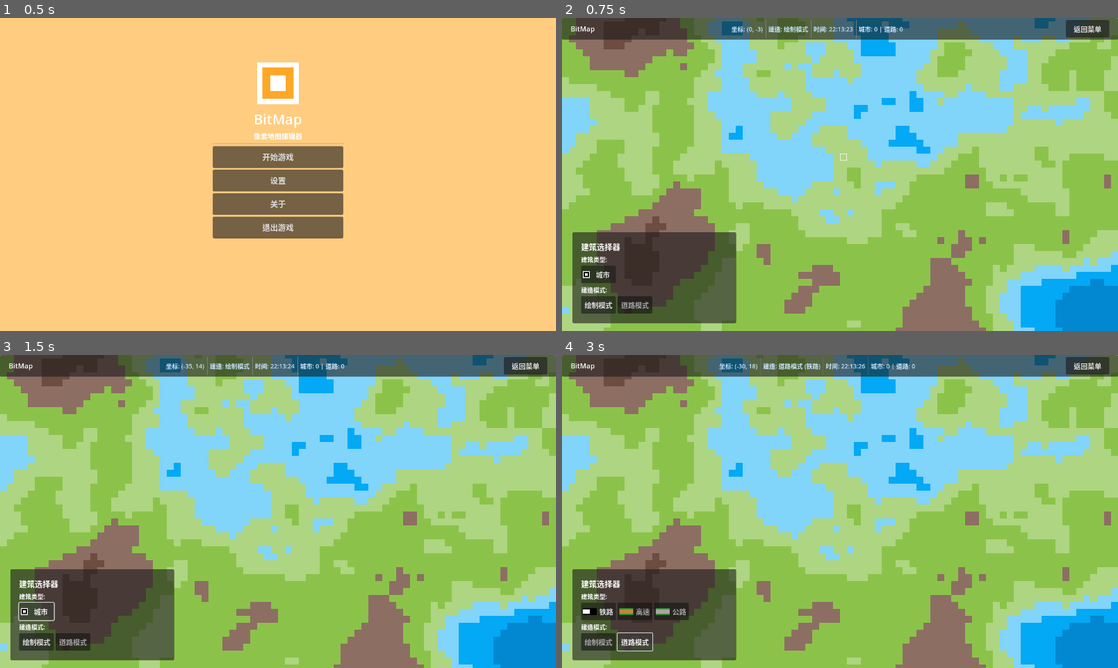
Above: before the commit, frames 1-4 (two rows, left to right).
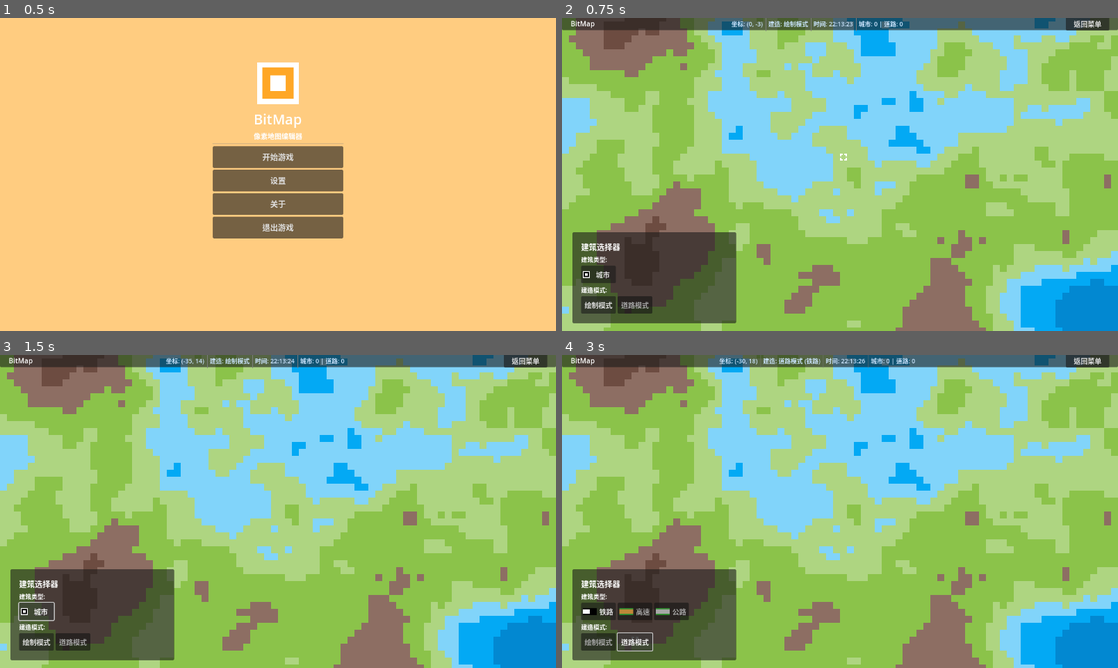
Above: after the commit, the same moments.

Repository: MoYuStudio/BitMap
Game: Godot game, scene res://src/main.tscn
Same seed, same stepped clock (60 frames per second), same inputs: the game is played once before the commit and once after it.
Inputs:
- Up to frame 1 (0.5 s): no input
- Up to frame 2 (0.75 s): click "开始游戏" at 0.5 s
- Up to frame 3 (1.5 s): click "城市" at 1.25 s
- Up to frame 4 (3 s): click "绘制模式" at 2 s; click "道路模式" at 2.75 s

Frame 1 is identical in both runs. In frame 2, 3.8% of the frame differs, in the area x 0-100%, y 0-46%; in frame 3, 3.8%; in frame 4, 3.9%, in the area x 0-100%, y 0-91%.

Commit message:
一些小改进

Diff:
--- a/project/project.godot
+++ b/project/project.godot
@@ -24,6 +24,8 @@
 
 window/size/viewport_width=1280
 window/size/viewport_height=720
+window/stretch/mode="viewport"
+window/stretch/aspect="expand"
 
 [rendering]
 
--- a/project/src/scene/game.tscn
+++ b/project/src/scene/game.tscn
@@ -123,7 +123,8 @@
 [node name="TopPanel" type="Panel" parent="CanvasLayer"]
 anchors_preset = 10
 anchor_right = 1.0
-offset_bottom = 50.0
+offset_top = -2.0
+offset_bottom = 28.0
 grow_horizontal = 2
 
 [node name="HBoxContainer" type="HBoxContainer" parent="CanvasLayer/TopPanel"]
Binary file changed: project/assets/cursor.png
